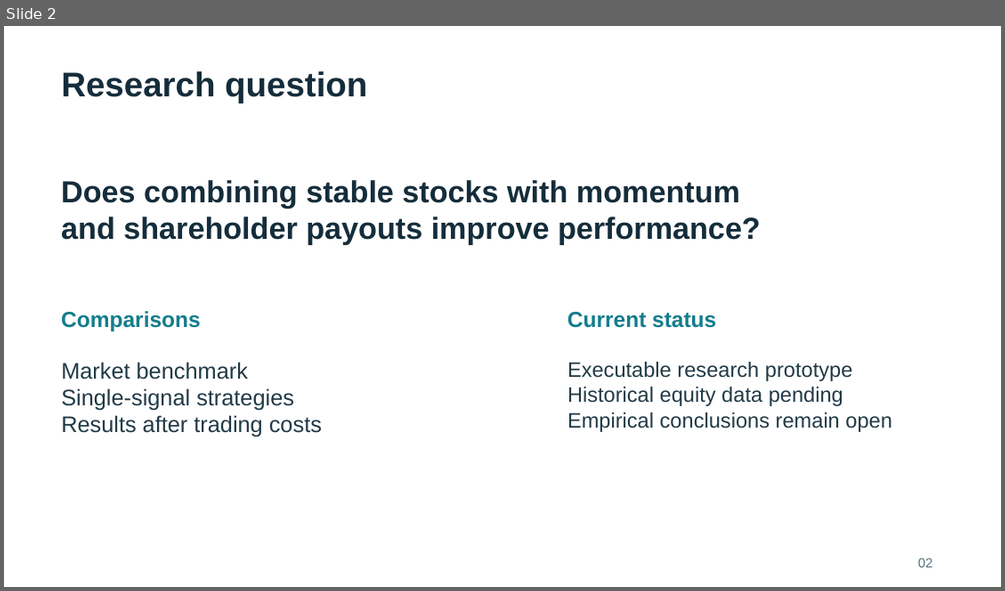
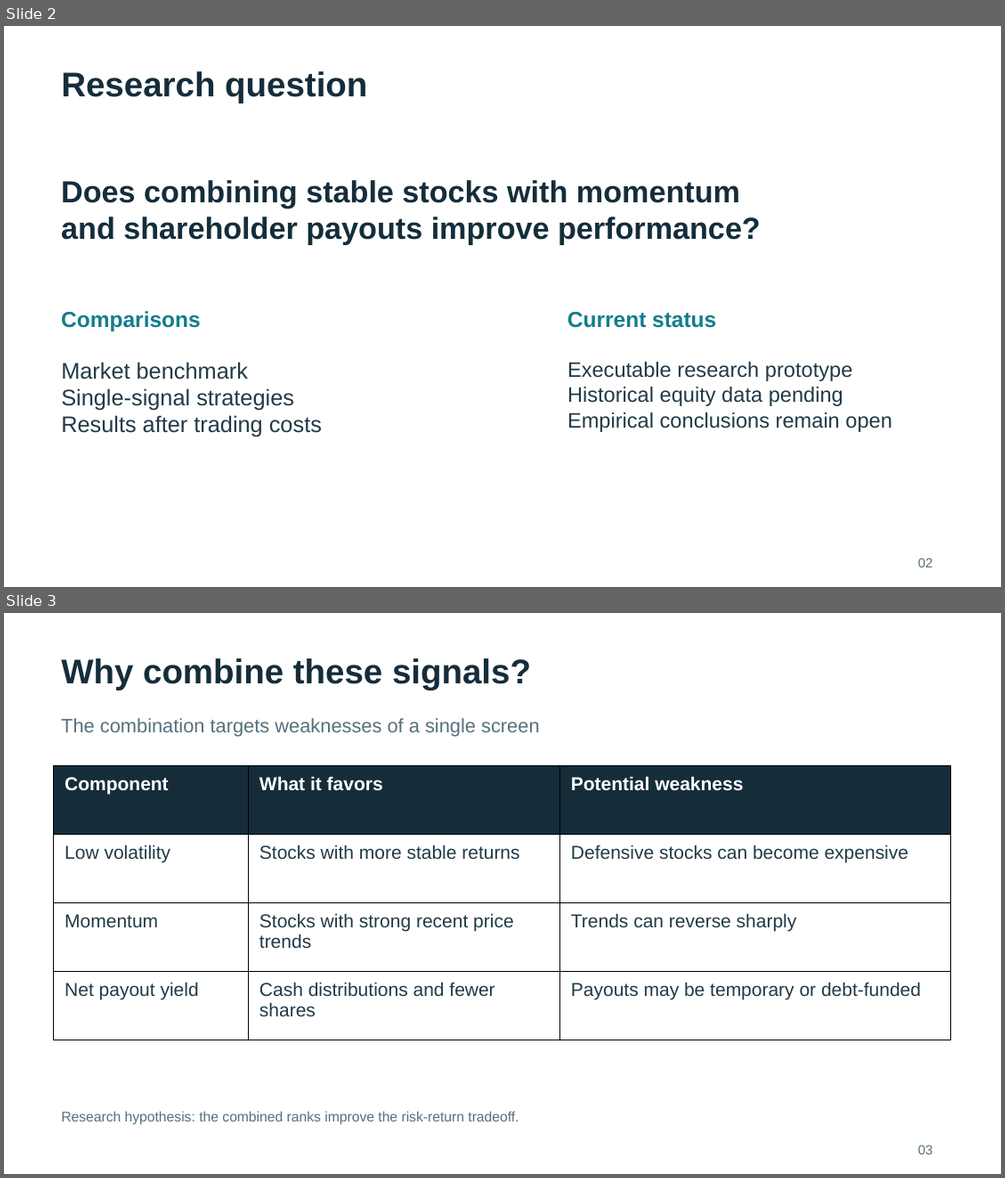
Before and after one commit to yingnichang/MTH9897, a slide deck: Final/presentation/conservative_formula_presentation.pptx. Shown one above the other, each under a label of ours: slide 2 before the commit, slides 2 and 3 after it. The pictures are 1005x591 and 1005x1178 pixels, drawn with LibreOffice and Linux fonts; fonts in the diff are those of the drawing. Boxes give left, top, right and bottom in pixels: in the first picture for what was removed or moved away, otherwise in the second. Text is boxed around its words. In the diff, an @@ line names an element or a change of style, - is before the commit and + after.

Commit message:
Expand presentation with worked examples and research interpretation

```diff
--- a/Final/presentation/conservative_formula_presentation.pptx
+++ b/Final/presentation/conservative_formula_presentation.pptx
@@ slide 3 added at [4,613,1001,1174], background #FFFFFF @@
@@ text added at [61,658,531,690], 33 pt, text #152D3B, bold @@
+Why combine these signals?
@@ text added at [61,718,540,737], 18.8 pt, text #56707D @@
+The combination targets weaknesses of a single screen
@@ table added at [54,765,952,1040], 4 rows, 3 columns @@
+Component | What it favors | Potential weakness
+Low volatility | Stocks with more stable returns | Defensive stocks can become expensive
+Momentum | Stocks with strong recent price trends | Trends can reverse sharply
+Net payout yield | Cash distributions and fewer shares | Payouts may be temporary or debt-funded
@@ text added at [61,1111,518,1125], 13.5 pt, text #56707D @@
+Research hypothesis: the combined ranks improve the risk-return tradeoff.
@@ text added at [918,1144,933,1154], 12.8 pt, text #56707D @@
+03
```
Also in this commit, not shown: 12 slides changed, 7 other slides added, 7 other files.
